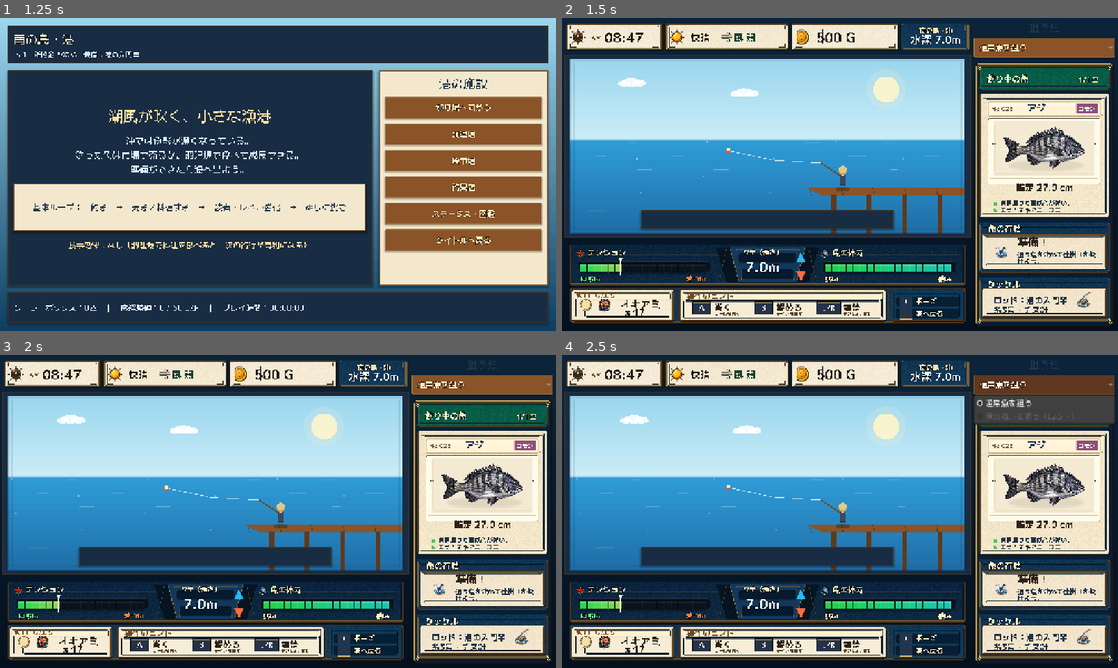
Above: before the commit, frames 1-4 (two rows, left to right).
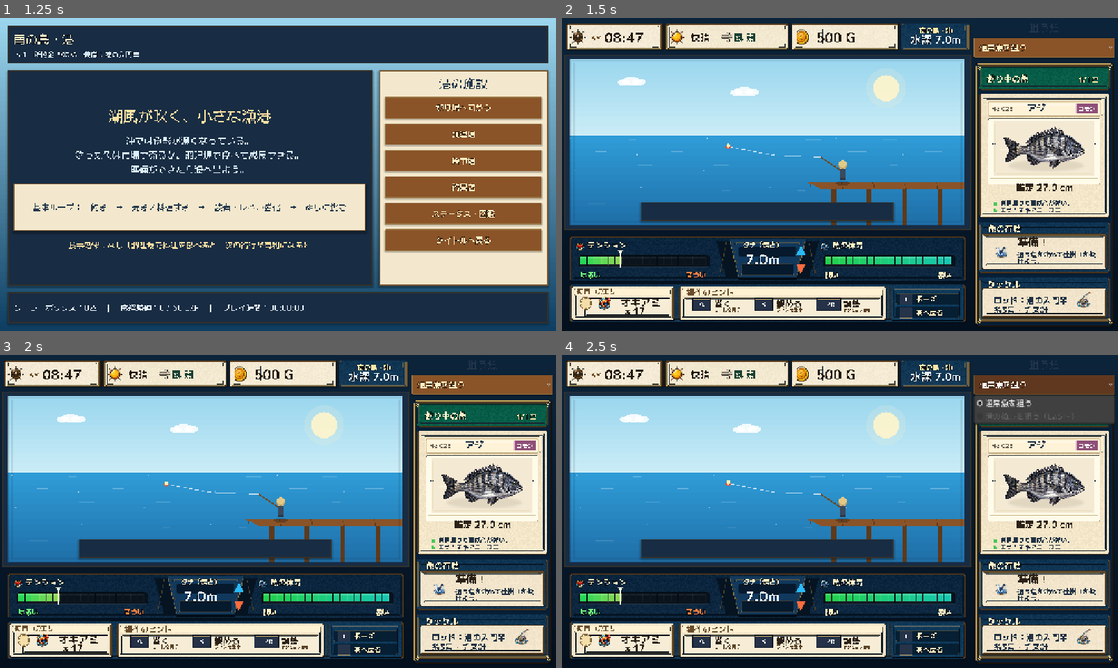
Above: after the commit, the same moments.

Repository: RYUKOU-OKUMURA/tsuri_quest_umi_mvp
Game: Godot game, scene res://scenes/main.tscn
Two runs of this game, one before a commit and one after it. Both use one fixed random seed, a clock stepped at 60 frames per second and the inputs below.
Inputs:
- Up to frame 1 (1.25 s): click "ゲームを始める" at 0.5 s
- Up to frame 2 (1.5 s): click "釣り場へ向かう" at 1.25 s
- Up to frame 3 (2 s): no input
- Up to frame 4 (2.5 s): click "通常魚を狙う" at 2 s

Frame 1 is identical in both runs. In frame 2, 17% of the frame differs, in the area x 0-74%, y 18-98%; in frame 3, 17%; in frame 4, 17%.

Commit message:
Increase fight HUD board presence

Diff:
--- a/src/ui/components/fight_hud.gd
+++ b/src/ui/components/fight_hud.gd
@@ -39,7 +39,7 @@
 
 func _ready() -> void:
 	mouse_filter = Control.MOUSE_FILTER_STOP
-	custom_minimum_size = Vector2(0.0, 206.0)
+	custom_minimum_size = Vector2(0.0, 224.0)
 	if ResourceLoader.exists(HUD_FRAME_PATH):
 		_hud_frame = load(HUD_FRAME_PATH) as Texture2D
 	if ResourceLoader.exists(ICON_SHEET_PATH):
--- a/src/ui/fishing_screen.gd
+++ b/src/ui/fishing_screen.gd
@@ -102,7 +102,7 @@
 
 	_fight_hud = FightHudScript.new()
 	_fight_hud.size_flags_horizontal = Control.SIZE_EXPAND_FILL
-	_fight_hud.custom_minimum_size = Vector2(0.0, 206.0)
+	_fight_hud.custom_minimum_size = Vector2(0.0, 224.0)
 	_fight_hud.main_action_pressed.connect(_on_main_action_pressed)
 	_fight_hud.reel_changed.connect(func(active: bool) -> void: _simulator.set_reeling(active))
 	_fight_hud.give_line_changed.connect(func(active: bool) -> void: _simulator.set_giving_line(active))
Not shown, changed: design-qa.md
Not shown, changed: docs/11_underwater_fight_showcase.md
